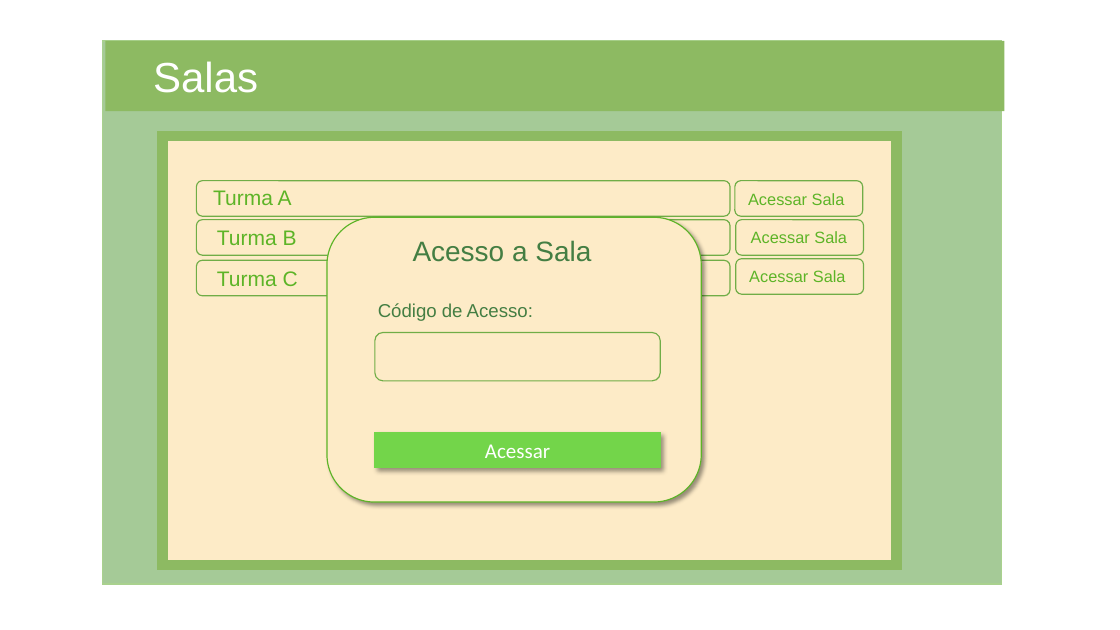
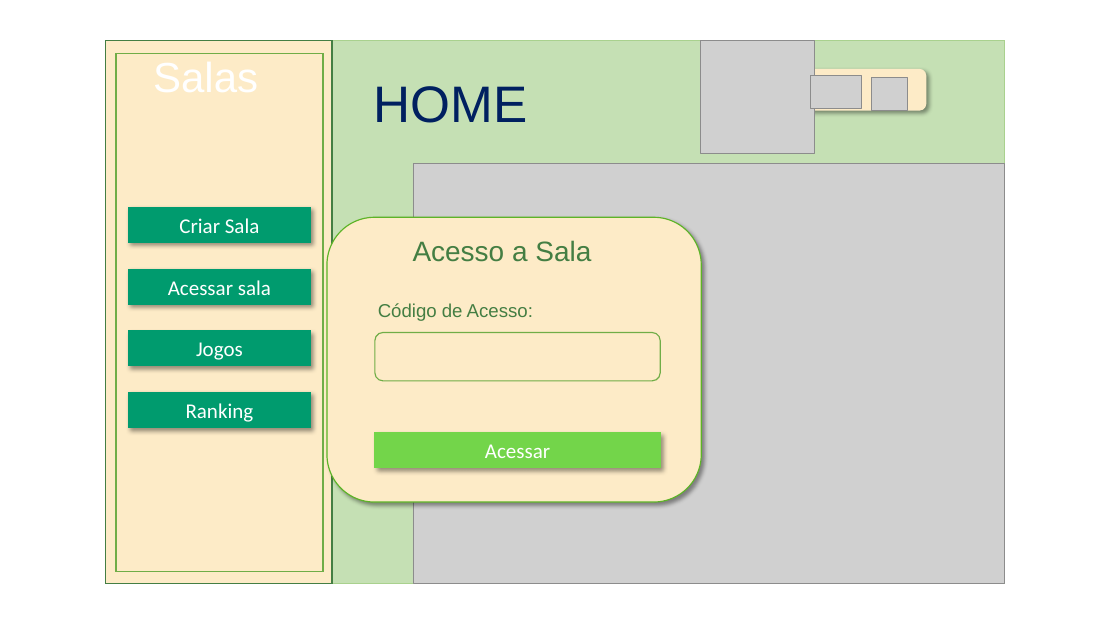
Before and after one commit to NathanReis/FTT-Recicla, a slide deck: slide 34 of DocumentacaoProjeto/Protótipo_Visual.pptx (slide 40 before the commit). Drawn at 1120x630 pixels with LibreOffice and Linux fonts; fonts in the diff are those of the drawing; grey boxes stand for pictures. Boxes give left, top, right and bottom in pixels: in the first picture for what was removed or moved away, otherwise in the second. Text is boxed around its words. In the diff, an @@ line names an element or a change of style, - is before the commit and + after.

```diff
--- a/DocumentacaoProjeto/Protótipo_Visual.pptx
+++ b/DocumentacaoProjeto/Protótipo_Visual.pptx
@@ rectangle at [105,40,1004,583]: fill #A5CA97 to #C5E0B4 @@
@@ rectangle removed at [105,41,1004,112] @@
@@ rectangle added at [105,40,332,583], fill #FDEBC7, outline #447E43 1 pt @@
@@ rounded rectangle added at [116,53,323,571], outline #70AD47 1 pt @@
@@ picture added at [701,40,814,154] @@
@@ text removed at [153,61,258,93] @@
-Salas
@@ text added at [374,86,528,123], 44 pt, text #002060 @@
+HOME
@@ rounded rectangle added at [738,69,927,111], fill #FDEBC7 @@
@@ picture added at [811,76,861,108] @@
@@ picture added at [872,78,908,111] @@
@@ rectangle removed at [157,131,902,570] @@
@@ rounded rectangle removed at [167,141,892,560] @@
@@ picture added at [413,164,1005,584] @@
@@ rectangle added at [129,208,310,242], fill #009B6E, outline #009B6E 1 pt, 18 pt, text #FFFFFF @@
+Criar Sala
@@ rounded rectangle removed at [197,181,730,216] @@
@@ text removed at [213,190,292,205] @@
-Turma A
@@ rounded rectangle removed at [735,181,863,216] @@
@@ rounded rectangle removed at [197,220,730,255] @@
@@ text removed at [217,230,297,245] @@
-Turma B
@@ rounded rectangle removed at [736,220,864,255] @@
@@ text removed at [751,231,847,243] @@
-Acessar Sala
@@ rounded rectangle removed at [197,260,730,296] @@
@@ rounded rectangle removed at [736,259,864,294] @@
@@ rectangle "Acessar sala": place and size @@
-rectangle "Acessar sala" at [748,193,845,205]
+rectangle "Acessar sala" at [129,270,310,304]
@@ rectangle "Acessar sala" at [129,270,310,304]: vertical alignment top to middle; fill none to #009B6E; outline none to #009B6E 1 pt; shadow on @@
@@ text in rectangle at [168,280,271,295]: text changed; size 14 to 18 pt; font Arial to Calibri; text colour #5DB427 to #FFFFFF @@
-Acessar Sala
+Acessar sala
@@ text removed at [217,271,298,286] @@
-Turma C
@@ text removed at [749,270,846,282] @@
-Acessar Sala
@@ rectangle added at [129,331,310,365], fill #009B6E, outline #009B6E 1 pt, 18 pt, text #FFFFFF @@
+Jogos
@@ rectangle added at [129,392,310,427], fill #009B6E, outline #009B6E 1 pt, 18 pt, text #FFFFFF @@
+Ranking
```
Also in this commit, not shown: 6 other slides changed, 6 slides removed, 5 other files.
